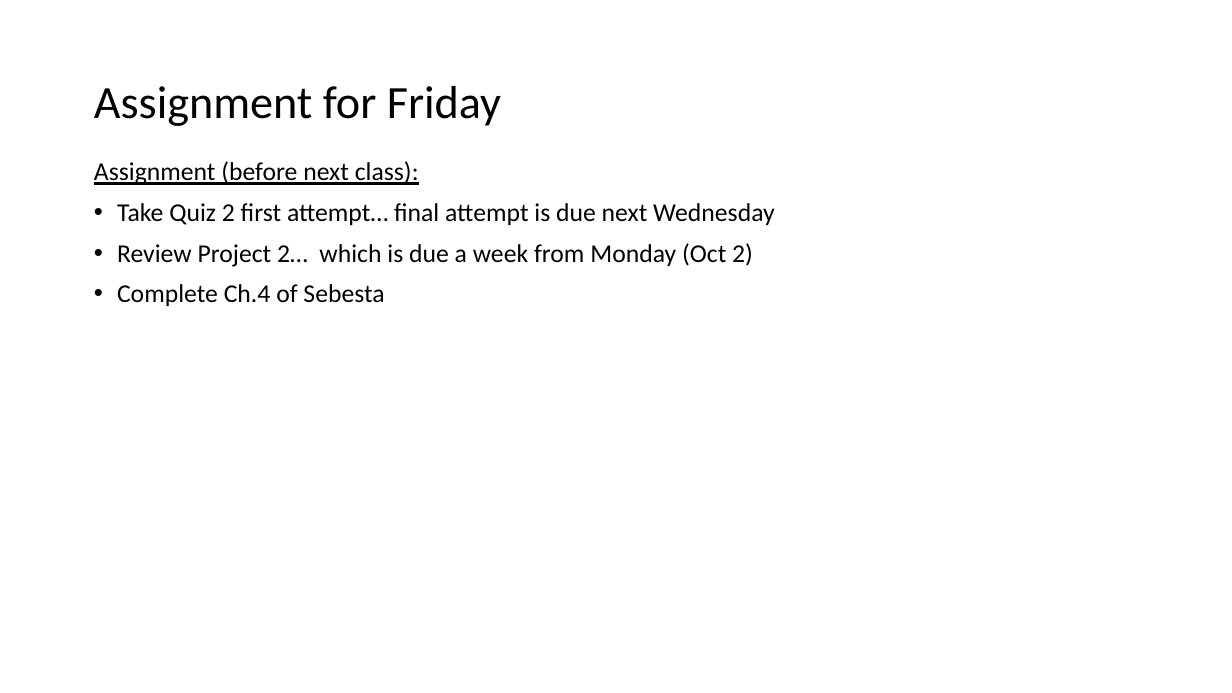
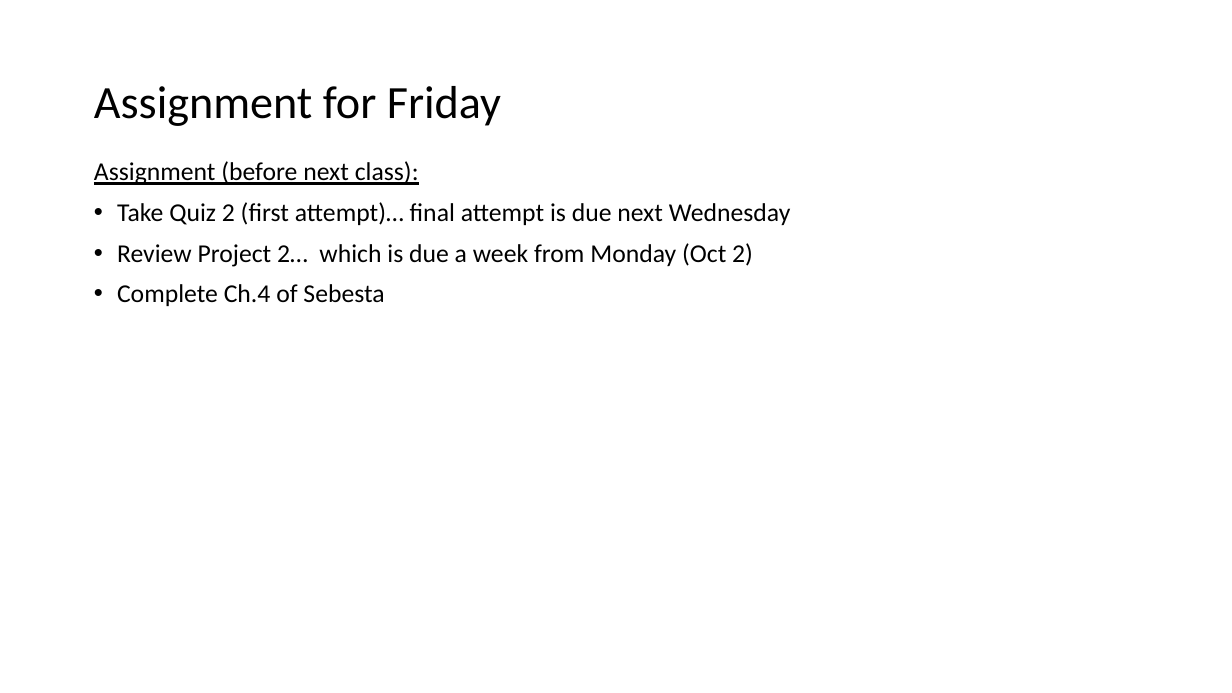
Before and after one commit to EricJPogue/www-epogue-info, a slide deck: slide 4 of CPSC-24700/Presentations/session-11.pptx. Drawn at 1232x693 pixels with LibreOffice and Linux fonts; fonts in the diff are those of the drawing. Boxes give left, top, right and bottom in pixels: in the first picture for what was removed or moved away, otherwise in the second. Text is boxed around its words. In the diff, an @@ line names an element or a change of style, - is before the commit and + after.

```diff
--- a/CPSC-24700/Presentations/session-11.pptx
+++ b/CPSC-24700/Presentations/session-11.pptx
@@ text at <box>117,202,791,225</box>: text changed @@
-• Take Quiz 2 first attempt… final attempt is due next Wednesday
+• Take Quiz 2 (first attempt)… final attempt is due next Wednesday
```
Also in this commit, not shown: 1 other slide changed, 2 other files.
